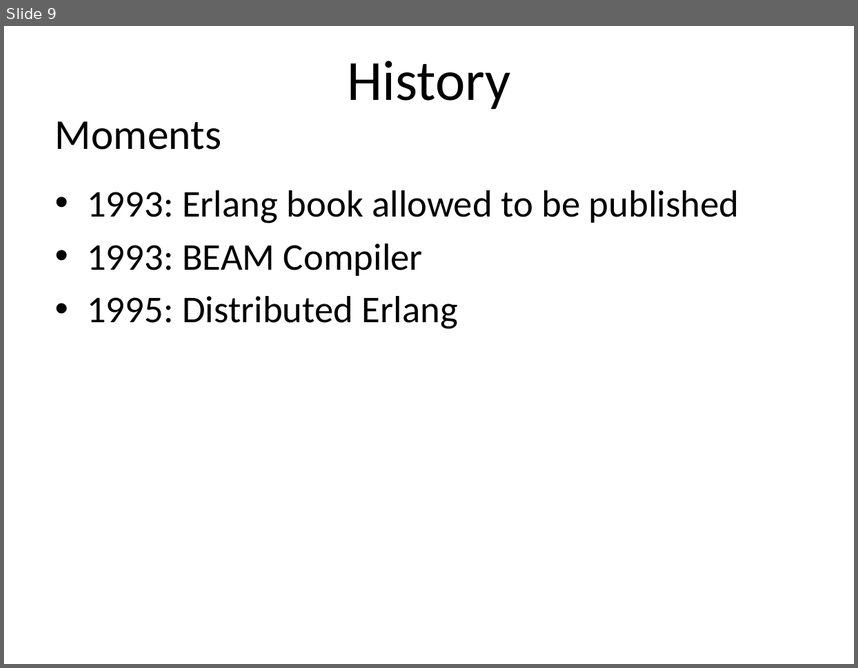
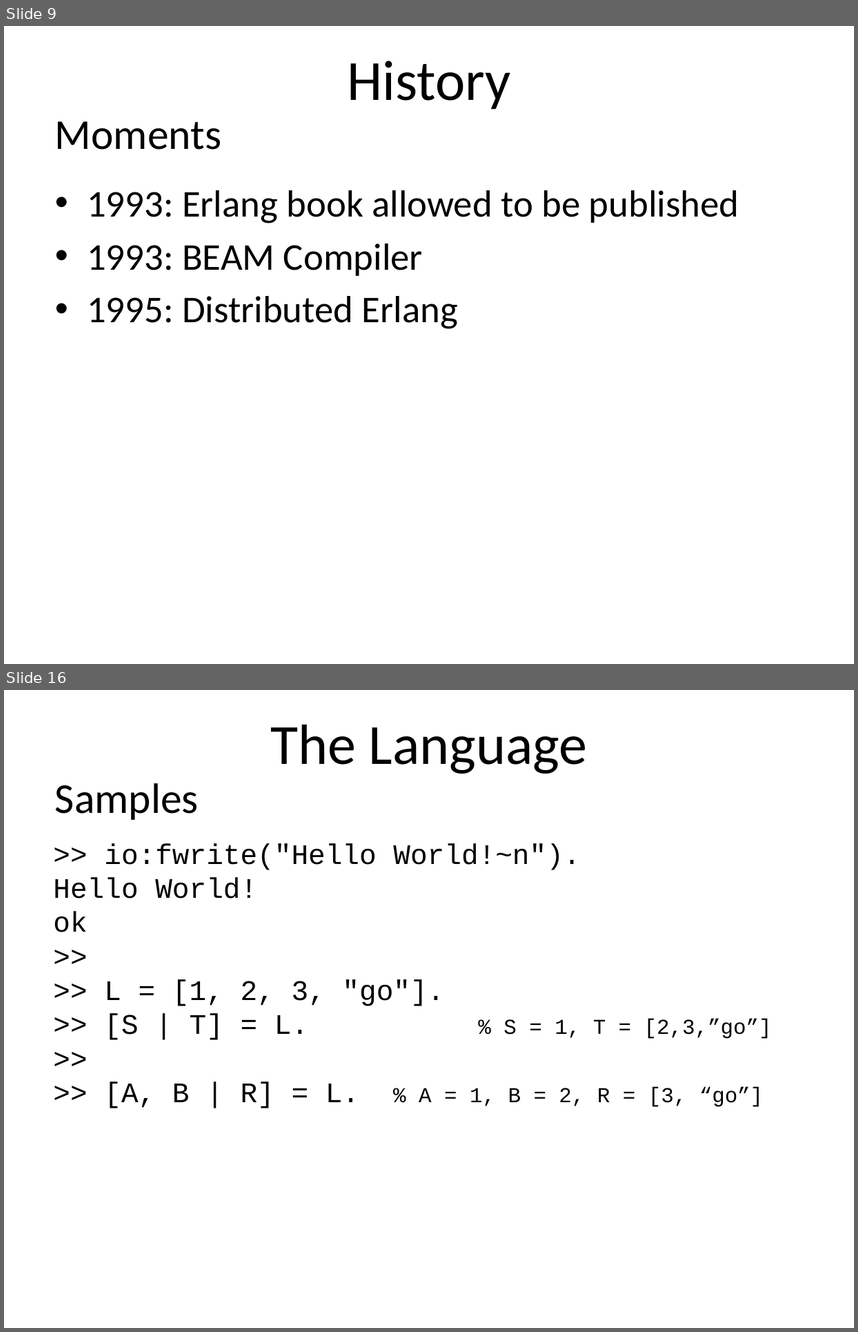
Before and after one commit to rmorgan1711/cs3210, a slide deck: teamProj/slides.pptx. Shown one above the other, each under a label of ours: slide 9 before the commit, slides 9 and 16 after it; the slides between them are not shown. The pictures are 858x668 and 858x1332 pixels, drawn with LibreOffice and Linux fonts; fonts in the diff are those of the drawing. Boxes give left, top, right and bottom in pixels: in the first picture for what was removed or moved away, otherwise in the second. Text is boxed around its words. In the diff, an @@ line names an element or a change of style, - is before the commit and + after.

```diff
--- a/teamProj/slides.pptx
+++ b/teamProj/slides.pptx
@@ slide 16 added at [4,690,854,1328], background #FFFFFF @@
@@ title added at [270,724,588,773], 48 pt, text #000000 @@
+The Language
@@ text added at [55,783,199,820], 36 pt, text #000000 @@
+Samples
@@ text added at [53,843,772,1108], 24 pt, text #000000 @@
+>> io:fwrite("Hello World!~n").
+Hello World!
+ok
+>>
+>> L = [1, 2, 3, "go"].
+>> [S | T] = L. % S = 1, T = [2,3,”go”]
+>>
+>> [A, B | R] = L. % A = 1, B = 2, R = [3, “go”]
```
Also in this commit, not shown: 14 other slides added, 4 other files.
